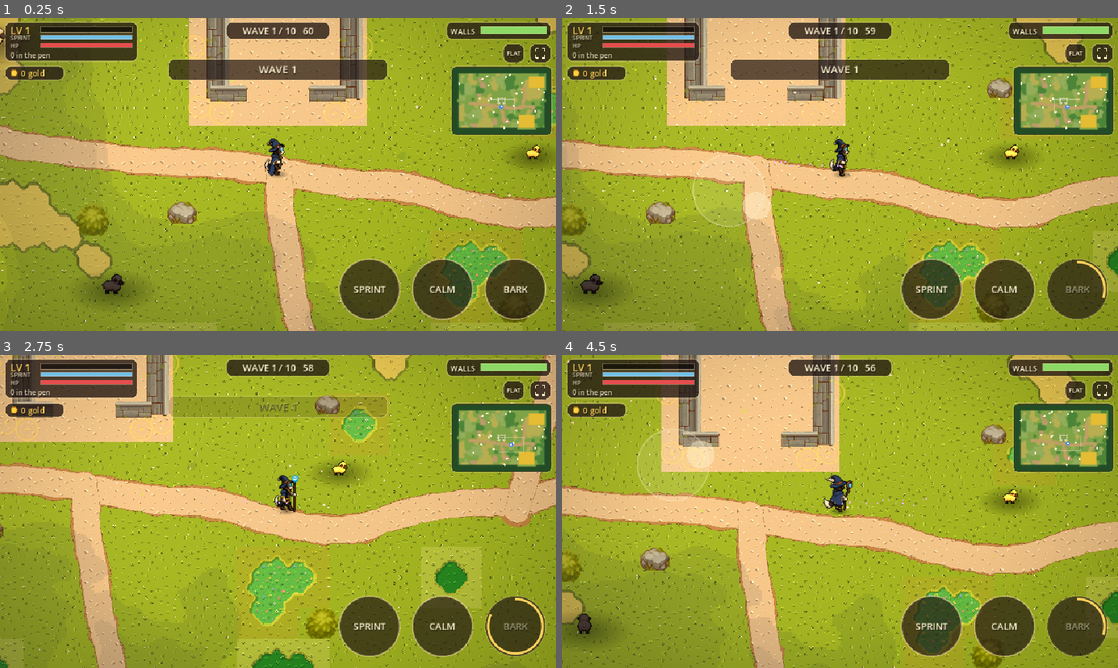
Above: before the commit, frames 1-4 (two rows, left to right).
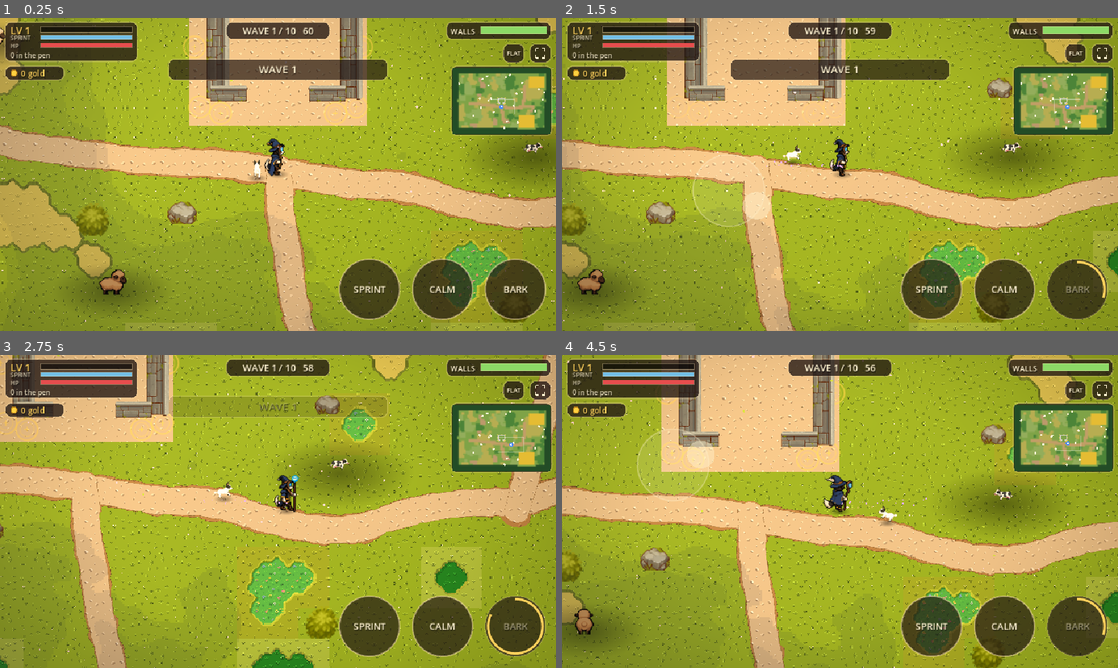
Above: after the commit, the same moments.

Repository: SavageLion/EigthArcanum
Game: Godot game, scene res://main.tscn
Two runs of this game, one before a commit and one after it. Both use one fixed random seed, a clock stepped at 60 frames per second and the inputs below.
Inputs (mouse positions are in pixels of both pictures, inside the frame that each line leads up to):
- Up to frame 1 (0.25 s): no input
- Up to frame 2 (1.5 s): tap Enter at 0.5 s; move the mouse to (962, 158) at 0.52 s; hold D 0.53-1.25 s; tap 1 at 0.6 s; click (962, 158) at 0.67 s; tap Space at 0.77, 1.07 s; drag from (728, 190) to (812, 237) at 1.27 s
- Up to frame 3 (2.75 s): move the mouse to (333, 442) at 2.02 s; hold D from 2.03 s (still down); tap 3 at 2.1 s
- Up to frame 4 (4.5 s): release D at 2.75 s; drag from (812, 574) to (673, 464) at 2.77 s; move the mouse to (1006, 558) at 3.52 s; hold A 3.53-4.25 s; tap T at 3.6 s; tap Space at 3.77, 4.07 s; drag from (673, 464) to (756, 433) at 4.27 s

The runs differ from the first frame. In frame 1, 1.6% of the frame differs, in the area x 17-100%, y 37-89%; in frame 2, 2.2%, in the area x 2-94%, y 33-89%; in frame 3, 2.0%; in frame 4, 2.2%.

Commit message:
Survivors: REF style refined; reference-style cream sheep, white sheepdog companion and spotted cow
Co-Authored-By: Claude Sonnet 5.5 <noreply@anthropic.com>

Diff:
--- a/prototypes/sheepdog-survivors/main.gd
+++ b/prototypes/sheepdog-survivors/main.gd
@@ -19,9 +19,10 @@
 	"black": {"r": 7.0, "zone": 120.0, "flee": 1.0, "speed": 1.0, "hp": 2, "tint": Color(0.3, 0.28, 0.32), "coh": 0.35, "xp": 14},
 	"goose": {"r": 6.0, "zone": 150.0, "flee": 1.3, "speed": 1.35, "hp": 1, "tint": Color(1.1, 1.12, 1.2), "coh": 0.5, "bark_mul": 1.6, "xp": 12},
 	"duck": {"r": 5.0, "zone": 125.0, "flee": 1.0, "speed": 1.1, "hp": 1, "tint": Color(1.15, 1.1, 0.62), "xp": 10},
+	"cow": {"r": 11.0, "zone": 70.0, "flee": 0.5, "speed": 0.75, "hp": 4, "tint": Color(1, 1, 1), "heavy": true, "bark_mul": 0.4, "xp": 20, "sc": 0.78},
 	"pig": {"r": 8.0, "zone": 80.0, "flee": 0.6, "speed": 0.7, "hp": 3, "tint": Color(1.2, 0.78, 0.86), "heavy": true, "bark_mul": 0.5, "xp": 16},
 }
-const STRAY_POOL: Array = ["normal", "normal", "normal", "normal", "lamb", "lamb", "goat", "goose", "ram", "black", "duck", "pig"]
+const STRAY_POOL: Array = ["cow", "normal", "normal", "normal", "normal", "lamb", "lamb", "goat", "goose", "ram", "black", "duck", "pig"]
 const PERKS: Array = [
 	{"id": "bolt", "name": "Magic Bolt", "desc": "Homing violet bolts. More bolts at levels 3 and 5.", "max": 5},
 	{"id": "fire", "name": "Fireball", "desc": "Hurl an exploding fireball at the nearest raider.", "max": 5},
@@ -63,6 +64,9 @@
 var sheep_frames: SpriteFrames
 var fox_frames: SpriteFrames
 var imp_frames: SpriteFrames
+var cow_frames: SpriteFrames
+var pup_frames: SpriteFrames
+var pup: Pup
 var wolf_frames: SpriteFrames
 var bear_frames: SpriteFrames
 var shadow_tex: Texture2D
@@ -152,6 +156,12 @@
 	sheep_frames = U.sheep8_frames()
 	fox_frames = U.set8("fox8", 12.0)
 	imp_frames = U.set8("imp8", 12.0)
+	if style_name == "ref" and ResourceLoader.exists("res://art/sheep_ref/walk/south/0.png"):
+		sheep_frames = U.set8("sheep_ref", 12.0)
+	if ResourceLoader.exists("res://art/cow8/walk/south/0.png"):
+		cow_frames = U.set8("cow8", 11.0)
+	if ResourceLoader.exists("res://art/pup8/walk/south/0.png"):
+		pup_frames = U.set8("pup8", 12.0)
 	wolf_frames = U.frames(load("res://art/chars/wolf.png") as Texture2D, 76, names)
 	bear_frames = U.frames(load("res://art/chars/bear.png") as Texture2D, 76, names)
 	world = World.new()
@@ -168,6 +178,11 @@
 	ysort.add_child(dog)
 	dog.setup(dog_frames, shadow_tex)
 	dog.position = world.dog_start
+	if pup_frames != null:
+		pup = Pup.new()
+		ysort.add_child(pup)
+		pup.setup(pup_frames, shadow_tex)
+		pup.position = world.dog_start + Vector2(-30.0, 20.0)
 	var spark := CPUParticles2D.new()
 	spark.amount = 18
 	spark.lifetime = 0.8
@@ -601,7 +616,7 @@
 	var t: String = STRAY_POOL[randi() % STRAY_POOL.size()]
 	var s := Sheep.new()
 	ysort.add_child(s)
-	s.setup(t, TYPES[t], sheep_frames, shadow_tex)
+	s.setup(t, TYPES[t], (cow_frames if t == "cow" else sheep_frames), shadow_tex)
 	s.seen = true
 	var p := Vector2.ZERO
 	if initial:
@@ -655,6 +670,8 @@
 	banner_t = maxf(0.0, banner_t - dt)
 	count_pen()
 	update_dog(dt)
+	if pup != null:
+		pup.follow(dog.position - dog.heading * 38.0 + dog.heading.orthogonal() * 18.0, dt)
 	update_sheep(dt)
 	update_enemies(dt)
 	update_weapons(dt)
@@ -690,6 +707,8 @@
 
 func _process(delta: float) -> void:
 	dog.animate(delta)
+	if pup != null:
+		pup.animate(delta)
 	(dog.get_node("Spark") as CPUParticles2D).emitting = dog.vel.length() > 40.0
 	for s in sheep:
 		(s as Sheep).animate(delta)
--- /dev/null
+++ b/prototypes/sheepdog-survivors/pup.gd
@@ -0,0 +1,39 @@
+class_name Pup
+extends Mover
+# The sheepdog companion: trots along behind the wizard.
+
+var spr: AnimatedSprite2D
+var shadow: Sprite2D
+var heading: Vector2 = Vector2.DOWN
+
+func setup(frames: SpriteFrames, shadow_tex: Texture2D) -> void:
+	shadow = Sprite2D.new()
+	shadow.texture = shadow_tex
+	shadow.scale = Vector2(0.5, 0.2)
+	shadow.show_behind_parent = true
+	add_child(shadow)
+	spr = AnimatedSprite2D.new()
+	spr.sprite_frames = frames
+	spr.texture_filter = CanvasItem.TEXTURE_FILTER_LINEAR
+	spr.scale = Vector2(0.95, 0.95)
+	spr.offset = Vector2(0, -14)
+	spr.play("idle_south")
+	add_child(spr)
+
+func follow(target: Vector2, dt: float) -> void:
+	var d: Vector2 = target - position
+	var l: float = d.length()
+	var want: Vector2 = Vector2.ZERO
+	if l > 18.0:
+		want = d / l * minf(240.0, l * 3.2)
+	vel += (want - vel) * minf(1.0, dt * 7.0)
+	position += vel * dt
+
+func animate(_dt: float) -> void:
+	var speed: float = vel.length()
+	if speed > 10.0:
+		heading = vel / speed
+	var a: String = ("walk_" if speed > 14.0 else "idle_") + U.dir8(heading)
+	if spr.animation != a:
+		spr.play(a)
+	spr.speed_scale = clampf(speed / 90.0, 0.6, 2.2)
--- a/prototypes/sheepdog-survivors/sheep.gd
+++ b/prototypes/sheepdog-survivors/sheep.gd
@@ -57,7 +57,7 @@
 	spr.sprite_frames = frames
 	spr.modulate = def["tint"]
 	spr.texture_filter = CanvasItem.TEXTURE_FILTER_LINEAR
-	base_scale = 0.85 * r / 7.0 * (1.2 if t == "lamb" else 1.0)
+	base_scale = 0.85 * r / 7.0 * (1.2 if t == "lamb" else 1.0) * float(def.get("sc", 1.0))
 	spr.scale = Vector2(base_scale, base_scale)
 	spr.offset = Vector2(0, -13)
 	spr.play("idle_east")
--- a/prototypes/sheepdog-survivors/world.gd
+++ b/prototypes/sheepdog-survivors/world.gd
@@ -713,8 +713,12 @@
 	for pl in paths_ctrl:
 		var sm: Array = _smooth(_meander(pl, 12.0), 8)
 		path_pts.append(sm)
-		_ribbon(sm, 60.0, ptex, Color(0.82, 0.7, 0.55) if flat else Color(0.5, 0.36, 0.22), Color(0.4, 0.28, 0.16), 0.0, 0.4, 0.0, 0.0, -191, true)
-		_ribbon(sm, 48.0, ptex, Color(1, 1, 1), Color(0.5, 0.36, 0.2), 0.0, 0.22, 0.0, 0.0, -190, true)
+		if refst:
+			_ribbon(sm, 92.0, ptex, Color(0.95, 0.84, 0.66), Color(0.6, 0.45, 0.25), 0.0, 0.55, 0.0, 0.0, -191, true)
+			_ribbon(sm, 74.0, ptex, Color(1.12, 0.98, 0.78), Color(0.6, 0.45, 0.25), 0.0, 0.42, 0.0, 0.0, -190, true)
+		else:
+			_ribbon(sm, 60.0, ptex, Color(0.82, 0.7, 0.55) if flat else Color(0.5, 0.36, 0.22), Color(0.4, 0.28, 0.16), 0.0, 0.4, 0.0, 0.0, -191, true)
+			_ribbon(sm, 48.0, ptex, Color(1, 1, 1), Color(0.5, 0.36, 0.2), 0.0, 0.22, 0.0, 0.0, -190, true)
 
 func _ground_patches() -> void:
 	if flat:
@@ -737,7 +741,7 @@
 	nt.width = 512
 	nt.height = 512
 	m.set_shader_parameter("noise_tex", nt)
-	m.set_shader_parameter("amt", 0.3 if refst else 1.0)
+	m.set_shader_parameter("amt", 0.12 if refst else 1.0)
 	g.material = m
 	add_child(g)
 
Binary file added: prototypes/sheepdog-survivors/art-src/ref_style.png
Binary file added: prototypes/sheepdog-survivors/art/cow8/idle/east/0.png
Not shown, added: prototypes/sheepdog-survivors/art/cow8/idle/east/0.png.import
Binary file added: prototypes/sheepdog-survivors/art/cow8/idle/north-east/0.png
Not shown, added: prototypes/sheepdog-survivors/art/cow8/idle/north-east/0.png.import
Binary file added: prototypes/sheepdog-survivors/art/cow8/idle/north-west/0.png
Not shown, added: prototypes/sheepdog-survivors/art/cow8/idle/north-west/0.png.import
Binary file added: prototypes/sheepdog-survivors/art/cow8/idle/north/0.png
Not shown, added: prototypes/sheepdog-survivors/art/cow8/idle/north/0.png.import
Binary file added: prototypes/sheepdog-survivors/art/cow8/idle/south-east/0.png
Not shown, added: prototypes/sheepdog-survivors/art/cow8/idle/south-east/0.png.import
Binary file added: prototypes/sheepdog-survivors/art/cow8/idle/south-west/0.png
(and 326 more such lines)
